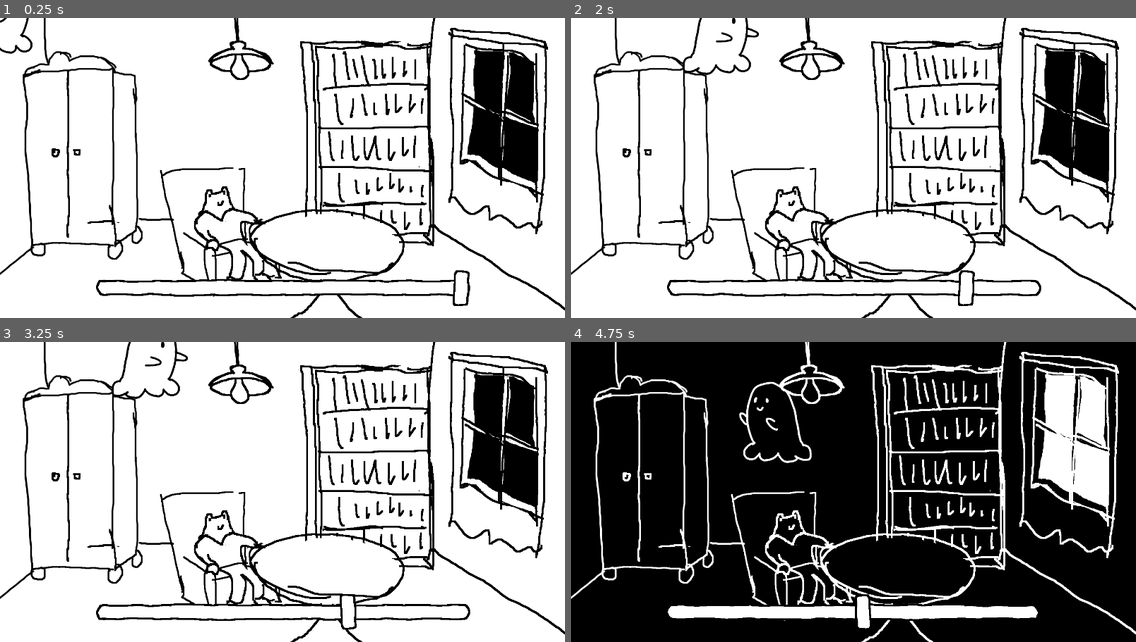
Above: before the commit, frames 1-4 (two rows, left to right).
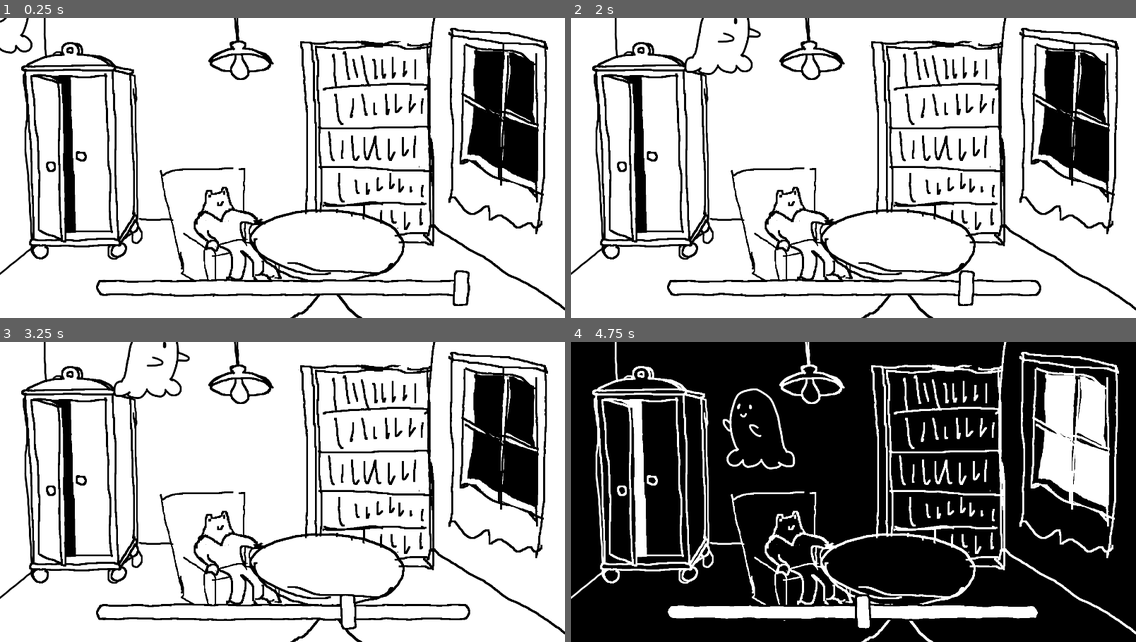
Above: after the commit, the same moments.

Repository: FloraKardis/ScreamJam2021
Game: Godot game, scene res://Main.tscn
The game is run twice, just before and just after one commit, with the same random seed, the same clock (stepped at 60 frames per second) and the same inputs.
Inputs (mouse positions are in pixels of both pictures, inside the frame that each line leads up to):
- Up to frame 1 (0.25 s): no input
- Up to frame 2 (2 s): move the mouse to (813, 51) at 0.52 s; tap Space (ui_select) at 0.77, 1.52 s; move the mouse to (740, 183) at 1.27 s
- Up to frame 3 (3.25 s): move the mouse to (339, 426) at 2.02 s; move the mouse to (254, 552) at 2.77 s; tap Space (ui_select) at 3.02 s
- Up to frame 4 (4.75 s): move the mouse to (1023, 537) at 3.52 s; tap Space (ui_select) at 3.77, 4.52 s; move the mouse to (684, 447) at 4.27 s

The runs differ from the first frame. In frame 1, 4.8% of the frame differs, in the area x 3-72%, y 7-100%; in frame 2, 5.2%; in frame 3, 5.1%; in frame 4, 5.7%.

Commit message:
wardrobe

Diff:
--- a/Spooky/Ghost.gd
+++ b/Spooky/Ghost.gd
@@ -15,7 +15,7 @@
 		if to_spook.empty():
 			move(get_global_mouse_position(), delta)
 		else:
-			move(to_spook[0].get_global_position(), delta)
+			move(to_spook[0].find_node("Shape").get_global_position(), delta)
 
 
 func move(position: Vector2, delta):
--- a/Spooky/Main.tscn
+++ b/Spooky/Main.tscn
@@ -9,6 +9,7 @@
 script = ExtResource( 3 )
 
 [node name="Ghost" parent="." instance=ExtResource( 1 )]
+z_index = 1
 
 [node name="Timer" parent="." instance=ExtResource( 2 )]
 position = Vector2( 750, 720 )
--- a/Spooky/Room.gd
+++ b/Spooky/Room.gd
@@ -17,5 +17,7 @@
 func interact(object):
 	if object == null:
 		pass
-	if object ==  $Lamp:
+	if object == $Lamp:
 		$AnimationPlayer.play("lamp blinking")
+	if object == $Wardrobe:
+		$AnimationPlayer.play("wardrobe spooking")
--- a/Spooky/Room.tscn
+++ b/Spooky/Room.tscn
@@ -1,8 +1,22 @@
-[gd_scene load_steps=10 format=2]
+[gd_scene load_steps=26 format=2]
 
 [ext_resource path="res://art/room/background/background.png" type="Texture" id=1]
 [ext_resource path="res://Room.gd" type="Script" id=2]
 [ext_resource path="res://art/room/background/lamp/lamp.png" type="Texture" id=3]
+[ext_resource path="res://art/room/wardrobe/spooky/spooky1.png" type="Texture" id=4]
+[ext_resource path="res://art/room/wardrobe/spooky/spooky2.png" type="Texture" id=5]
+[ext_resource path="res://art/room/wardrobe/wardrobe.png" type="Texture" id=6]
+[ext_resource path="res://art/room/wardrobe/spooky/spooky5.png" type="Texture" id=7]
+[ext_resource path="res://art/room/wardrobe/spooky/spooky7.png" type="Texture" id=8]
+[ext_resource path="res://art/room/froggo.png" type="Texture" id=9]
+[ext_resource path="res://art/room/wardrobe/spooky/spooky9.png" type="Texture" id=10]
+[ext_resource path="res://art/room/wardrobe/spooky/spooky10.png" type="Texture" id=11]
+[ext_resource path="res://art/room/wardrobe/spooky/spooky11.png" type="Texture" id=12]
+[ext_resource path="res://art/room/wardrobe/spooky/spooky12.png" type="Texture" id=13]
+[ext_resource path="res://art/room/wardrobe/spooky/spooky13.png" type="Texture" id=14]
+[ext_resource path="res://art/room/wardrobe/spooky/spooky4.png" type="Texture" id=15]
+[ext_resource path="res://art/room/wardrobe/spooky/spooky6.png" type="Texture" id=16]
+[ext_resource path="res://art/room/wardrobe/spooky/spooky3.png" type="Texture" id=17]
 
 [sub_resource type="SpriteFrames" id=1]
 animations = [ {
@@ -42,7 +56,7 @@
 resource_name = "lamp blinking"
 length = 1.5
 tracks/0/type = "value"
-tracks/0/path = NodePath("ColorRect:visible")
+tracks/0/path = NodePath("Shader/ColorRect:visible")
 tracks/0/interp = 1
 tracks/0/loop_wrap = true
 tracks/0/imported = false
@@ -53,6 +67,37 @@
 "update": 1,
 "values": [ true, false, true, false, true, false, true, false ]
 }
+
+[sub_resource type="Animation" id=7]
+resource_name = "wardrobe spooking"
+length = 2.5
+tracks/0/type = "value"
+tracks/0/path = NodePath("Scarf:texture")
+tracks/0/interp = 1
+tracks/0/loop_wrap = true
+tracks/0/imported = false
+tracks/0/enabled = true
+tracks/0/keys = {
+"times": PoolRealArray( 0, 0.09, 0.18, 0.3, 0.4, 0.8, 0.88, 0.96, 1.1, 1.2, 1.3, 1.4, 1.8, 1.85, 1.9 ),
+"transitions": PoolRealArray( 1, 1, 1, 1, 1, 1, 1, 1, 1, 1, 1, 1, 1, 1, 1 ),
+"update": 1,
+"values": [ ExtResource( 4 ), ExtResource( 5 ), ExtResource( 17 ), ExtResource( 15 ), ExtResource( 7 ), ExtResource( 16 ), ExtResource( 8 ), ExtResource( 11 ), ExtResource( 10 ), ExtResource( 11 ), ExtResource( 10 ), ExtResource( 11 ), ExtResource( 12 ), ExtResource( 13 ), ExtResource( 14 ) ]
+}
+tracks/1/type = "value"
+tracks/1/path = NodePath("Scarf:visible")
+tracks/1/interp = 1
+tracks/1/loop_wrap = true
+tracks/1/imported = false
+tracks/1/enabled = true
+tracks/1/keys = {
+"times": PoolRealArray( 0, 2 ),
+"transitions": PoolRealArray( 1, 1 ),
+"update": 1,
+"values": [ true, false ]
+}
+
+[sub_resource type="RectangleShape2D" id=8]
+extents = Vector2( 176.496, 300.294 )
 
 [node name="Room" type="Node2D"]
 script = ExtResource( 2 )
@@ -65,15 +110,19 @@
 
 [node name="Lamp" type="AnimatedSprite" parent="."]
 position = Vector2( 638.135, 85.7197 )
+z_index = 2
 frames = SubResource( 2 )
 
 [node name="LampArea" type="Area2D" parent="Lamp"]
 
-[node name="LampShape" type="CollisionShape2D" parent="Lamp/LampArea"]
+[node name="Shape" type="CollisionShape2D" parent="Lamp/LampArea"]
 position = Vector2( 1.33484, 0 )
 shape = SubResource( 3 )
 
-[node name="ColorRect" type="ColorRect" parent="."]
+[node name="Shader" type="Node2D" parent="."]
+z_index = 90
+
+[node name="ColorRect" type="ColorRect" parent="Shader"]
 visible = false
 material = SubResource( 5 )
 margin_right = 1500.0
@@ -84,5 +133,30 @@
 
 [node name="AnimationPlayer" type="AnimationPlayer" parent="."]
 "anims/lamp blinking" = SubResource( 6 )
+"anims/wardrobe spooking" = SubResource( 7 )
+
+[node name="Scarf" type="Sprite" parent="."]
+visible = false
+position = Vector2( 752.918, 397.341 )
+z_index = 3
+texture = ExtResource( 14 )
+
+[node name="Froggo" type="Sprite" parent="."]
+position = Vector2( 743, 584 )
+z_index = 2
+texture = ExtResource( 9 )
+
+[node name="Wardrobe" type="Sprite" parent="."]
+position = Vector2( 220, 351 )
+texture = ExtResource( 6 )
+
+[node name="WardrobeArea" type="Area2D" parent="Wardrobe"]
+position = Vector2( 534, 51 )
+
+[node name="Shape" type="CollisionShape2D" parent="Wardrobe/WardrobeArea"]
+position = Vector2( -534.539, -37.4178 )
+shape = SubResource( 8 )
 [connection signal="mouse_entered" from="Lamp/LampArea" to="." method="_on_mouse_entered" binds= [ "Lamp" ]]
 [connection signal="mouse_exited" from="Lamp/LampArea" to="." method="_on_mouse_exited"]
+[connection signal="mouse_entered" from="Wardrobe/WardrobeArea" to="." method="_on_mouse_entered" binds= [ "Wardrobe" ]]
+[connection signal="mouse_exited" from="Wardrobe/WardrobeArea" to="." method="_on_mouse_exited"]
Binary file added: Spooky/art/room/froggo.png
Not shown, added: Spooky/art/room/froggo.png.import
Binary file added: Spooky/art/room/wardrobe/spooky/spooky1.png
Not shown, added: Spooky/art/room/wardrobe/spooky/spooky1.png.import
Binary file added: Spooky/art/room/wardrobe/spooky/spooky10.png
Not shown, added: Spooky/art/room/wardrobe/spooky/spooky10.png.import
Binary file added: Spooky/art/room/wardrobe/spooky/spooky11.png
Not shown, added: Spooky/art/room/wardrobe/spooky/spooky11.png.import
Binary file added: Spooky/art/room/wardrobe/spooky/spooky12.png
Not shown, added: Spooky/art/room/wardrobe/spooky/spooky12.png.import
Binary file added: Spooky/art/room/wardrobe/spooky/spooky13.png
Not shown, added: Spooky/art/room/wardrobe/spooky/spooky13.png.import
(and 23 more such lines)
